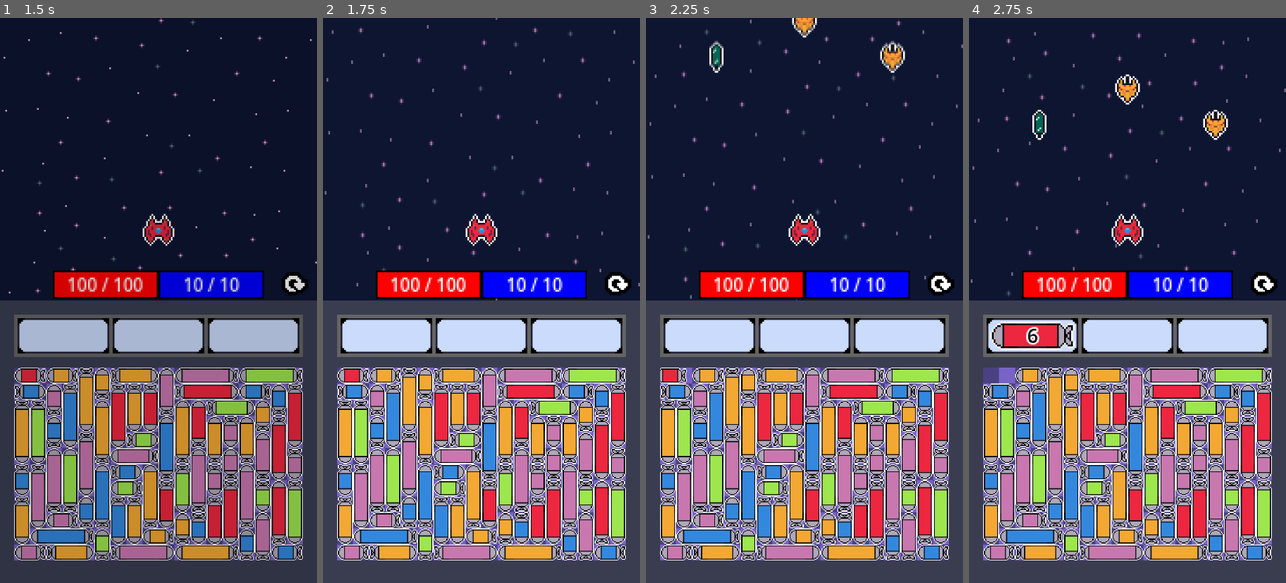
Above: before the commit, frames 1-4 (left to right).
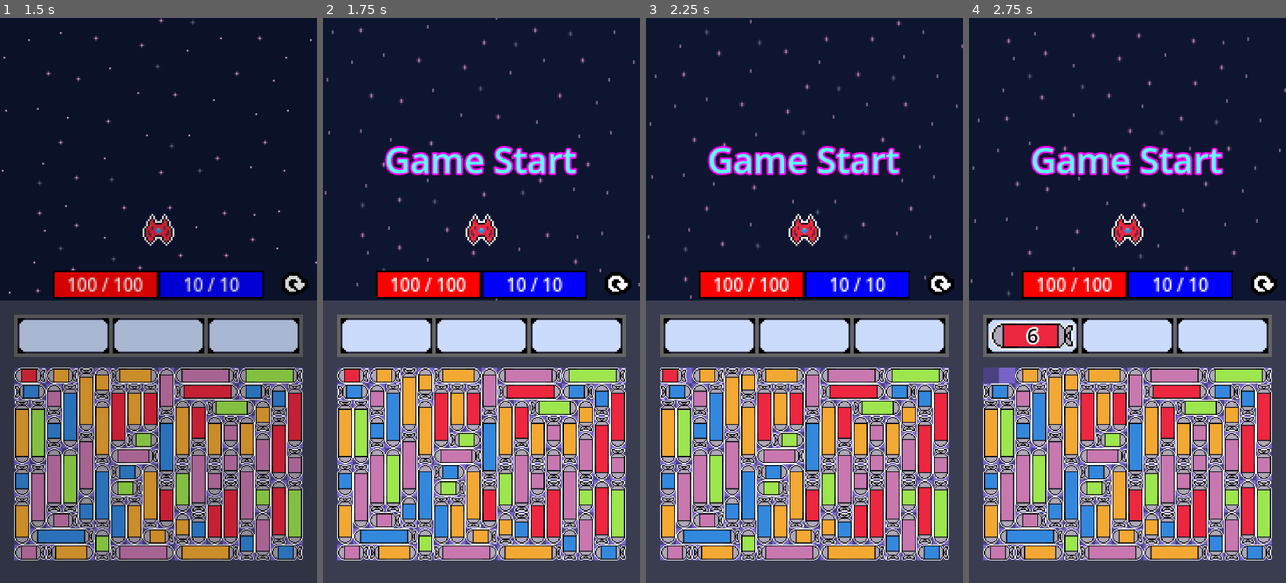
Above: after the commit, the same moments.

Repository: ZoNaDak/GalaxyPuzzleShooter_ProtoType
Game: Godot game, scene res://game/scenes/title/title_scene.tscn
Two runs of this game, one before a commit and one after it. Both use one fixed random seed, a clock stepped at 60 frames per second and the inputs below.
Inputs (mouse positions are in pixels of both pictures, inside the frame that each line leads up to):
- Up to frame 1 (1.5 s): click "Game Start" at 0.5 s; click (294, 283) at 1.25 s
- Up to frame 2 (1.75 s): no input
- Up to frame 3 (2.25 s): tap Enter at 2 s; move the mouse to (677, 373) at 2.02 s; tap 2 at 2.1 s; click (677, 373) at 2.17 s
- Up to frame 4 (2.75 s): no input

Frame 1 is identical in both runs. In frame 2, 2.1% of the frame differs, in the area x 19-81%, y 22-28%; in frame 3, 2.7%, in the area x 19-82%, y 0-28%; in frame 4, 2.7%.

Commit message:
Add GameStateTextUI

Diff:
--- a/wool-galaxy-proto/core/common/consts.gd
+++ b/wool-galaxy-proto/core/common/consts.gd
@@ -6,3 +6,7 @@
 const MISSILE_PUZZLE_BOARD_GRID_WIDTH: int = 18
 const MISSILE_PUZZLE_BOARD_GRID_HEIGHT: int = 12
 const MISSILE_PUZZLE_BOARD_CELL_SIZE: int = 32
+
+const READY_STAGE_WAIT_DURATION: float = 3.0
+const STAGE_CLEAR_WAIT_DURATION: float = 3.0
+const GAME_OVER_WAIT_DURATION: float = 3.0
--- a/wool-galaxy-proto/game/scenes/main/flow/main_flow_context.gd
+++ b/wool-galaxy-proto/game/scenes/main/flow/main_flow_context.gd
@@ -8,6 +8,9 @@
 var enemy_service: EnemyService
 var missile_slot_board: MissileSlotBoard
 var missile_puzzle_board: MissilePuzzleBoard
+var game_start_text: Control
+var stage_clear_text: Control
+var game_over_text: Control
 var stage_config: StageConfig
 
 #endregion
@@ -16,18 +19,23 @@
 
 @warning_ignore("shadowed_variable")
 func initialize(
-    player: Player,
-    player_ui: PlayerUI,
-    enemy_service: EnemyService,
-    missile_slot_board: MissileSlotBoard,
-    missile_puzzle_board: MissilePuzzleBoard,
-    stage_config: StageConfig,
-) -> void:
-    self.player = player
-    self.player_ui = player_ui
-    self.enemy_service = enemy_service
-    self.missile_slot_board = missile_slot_board
-    self.missile_puzzle_board = missile_puzzle_board
-    self.stage_config = stage_config
+	player: Player,
+	player_ui: PlayerUI,
+	enemy_service: EnemyService,
+	missile_slot_board: MissileSlotBoard,
+	missile_puzzle_board: MissilePuzzleBoard,
+	game_start_text: Control,
+	stage_clear_text: Control,
+	game_over_text: Control,
+	stage_config: StageConfig) -> void:
+	self.player = player
+	self.player_ui = player_ui
+	self.enemy_service = enemy_service
+	self.missile_slot_board = missile_slot_board
+	self.missile_puzzle_board = missile_puzzle_board
+	self.game_start_text = game_start_text
+	self.stage_clear_text = stage_clear_text
+	self.game_over_text = game_over_text
+	self.stage_config = stage_config
 
 #endregion
--- a/wool-galaxy-proto/game/scenes/main/flow/states/boss_stage_flow_state.gd
+++ b/wool-galaxy-proto/game/scenes/main/flow/states/boss_stage_flow_state.gd
@@ -10,16 +10,19 @@
 #region Override Methods
 
 func get_state_type() -> StateType:
-    return StateType.BOSS_STAGE
+	return StateType.BOSS_STAGE
 
 func begin() -> void:
-    pass
+	pass
 
 @warning_ignore("unused_parameter")
 func update(delta_time: float) -> StateType:
-    return StateType.NONE
+	if true:
+		return StateType.STAGE_CLEAR
+
+	return StateType.NONE
 
 func end() -> void:
-    pass
+	pass
 
 #endregion
--- a/wool-galaxy-proto/game/scenes/main/flow/states/game_over_flow_state.gd
+++ b/wool-galaxy-proto/game/scenes/main/flow/states/game_over_flow_state.gd
@@ -5,21 +5,27 @@
 
 #region Variables
 
+var _wait_cur_time: float
+
 #endregion
 
 #region Override Methods
 
 func get_state_type() -> StateType:
-    return StateType.GAME_OVER
+	return StateType.GAME_OVER
 
 func begin() -> void:
-    pass
+	_wait_cur_time = 0.0
+	_context.game_over_text.visible = true
 
 @warning_ignore("unused_parameter")
 func update(delta_time: float) -> StateType:
-    return StateType.NONE
+	if _wait_cur_time >= Consts.GAME_OVER_WAIT_DURATION:
+		return StateType.LEAVE_STAGE
+	_wait_cur_time += delta_time
+	return StateType.NONE
 
 func end() -> void:
-    pass
+	_context.game_over_text.visible = false
 
 #endregion
--- a/wool-galaxy-proto/game/scenes/main/flow/states/ready_stage_flow_state.gd
+++ b/wool-galaxy-proto/game/scenes/main/flow/states/ready_stage_flow_state.gd
@@ -5,21 +5,27 @@
 
 #region Variables
 
+var _wait_cur_time: float
+
 #endregion
 
 #region Override Methods
 
 func get_state_type() -> StateType:
-    return StateType.READY_STAGE
+	return StateType.READY_STAGE
 
 func begin() -> void:
-    pass
+	_wait_cur_time = 0.0
+	_context.game_start_text.visible = true
 
 @warning_ignore("unused_parameter")
 func update(delta_time: float) -> StateType:
-    return StateType.COMMON_STAGE
+	if _wait_cur_time >= Consts.READY_STAGE_WAIT_DURATION:
+		return StateType.COMMON_STAGE
+	_wait_cur_time += delta_time
+	return StateType.NONE
 
 func end() -> void:
-    pass
+	_context.game_start_text.visible = false
 
 #endregion
--- a/wool-galaxy-proto/game/scenes/main/flow/states/stage_clear_flow_state.gd
+++ b/wool-galaxy-proto/game/scenes/main/flow/states/stage_clear_flow_state.gd
@@ -5,21 +5,27 @@
 
 #region Variables
 
+var _wait_cur_time: float
+
 #endregion
 
 #region Override Methods
 
 func get_state_type() -> StateType:
-    return StateType.STAGE_CLEAR
+	return StateType.STAGE_CLEAR
 
 func begin() -> void:
-    pass
+	_wait_cur_time = 0.0
+	_context.stage_clear_text.visible = true
 
 @warning_ignore("unused_parameter")
 func update(delta_time: float) -> StateType:
-    return StateType.NONE
+	if _wait_cur_time >= Consts.STAGE_CLEAR_WAIT_DURATION:
+		return StateType.LEAVE_STAGE
+	_wait_cur_time += delta_time
+	return StateType.NONE
 
 func end() -> void:
-    pass
+	_context.stage_clear_text.visible = false
 
 #endregion
--- a/wool-galaxy-proto/game/scenes/main/main_scene.gd
+++ b/wool-galaxy-proto/game/scenes/main/main_scene.gd
@@ -17,6 +17,10 @@
 @export var _missile_slot_board: MissileSlotBoard
 @export var _missile_puzzle_board: MissilePuzzleBoard
 
+@export var _game_start_text: Control
+@export var _stage_clear_text: Control
+@export var _game_over_text: Control
+
 @export var _stage_config: StageConfig
 
 #endregion
@@ -30,10 +34,15 @@
 
 func _initialize():
 	_enemy_service.initialize()
+	_game_start_text.visible = false
+	_stage_clear_text.visible = false
+	_game_over_text.visible = false
 
 	var context: MainFlowContext = MainFlowContext.new()
 	context.initialize(_player, _player_ui, _enemy_service,
-		_missile_slot_board, _missile_puzzle_board, _stage_config)
+		_missile_slot_board, _missile_puzzle_board,
+		_game_start_text, _stage_clear_text, _game_over_text,
+		_stage_config)
 
 	_main_flow.initialize(context)
 
--- a/wool-galaxy-proto/game/scenes/main/main_scene.tscn
+++ b/wool-galaxy-proto/game/scenes/main/main_scene.tscn
@@ -26,15 +26,18 @@
 
 [sub_resource type="StyleBoxTexture" id="StyleBoxTexture_3m0lk"]
 
-[node name="MainScene" type="Node" node_paths=PackedStringArray("_main_flow", "_player", "_player_ui", "_enemy_service", "_reset_button", "_missile_slot_board", "_missile_puzzle_board")]
+[node name="MainScene" type="Node" node_paths=PackedStringArray("_main_flow", "_player", "_player_ui", "_enemy_service", "_reset_button", "_missile_slot_board", "_missile_puzzle_board", "_game_start_text", "_stage_clear_text", "_game_over_text")]
 script = ExtResource("1_lxwxr")
 _main_flow = NodePath("MainFlow")
-_player = NodePath("Canvas/VBoxContainer/GameViewportContainer/GameViewport/GameView/Player")
-_player_ui = NodePath("Canvas/VBoxContainer/GameViewportContainer/GameViewport/CanvasLayer/Control/PlayerUI")
-_enemy_service = NodePath("Canvas/VBoxContainer/GameViewportContainer/GameViewport/GameView/EnemyService")
-_reset_button = NodePath("Canvas/VBoxContainer/GameViewportContainer/GameViewport/CanvasLayer/Control/Reset/ResetButton")
+_player = NodePath("Canvas/VBoxContainer/Control/GameViewportContainer/GameViewport/GameView/Player")
+_player_ui = NodePath("Canvas/VBoxContainer/Control/GameViewportContainer/GameViewport/CanvasLayer/Control/PlayerUI")
+_enemy_service = NodePath("Canvas/VBoxContainer/Control/GameViewportContainer/GameViewport/GameView/EnemyService")
+_reset_button = NodePath("Canvas/VBoxContainer/Control/GameViewportContainer/GameViewport/CanvasLayer/Control/Reset/ResetButton")
 _missile_slot_board = NodePath("Canvas/VBoxContainer/BottomUI/MarginContainer/VBoxContainer/MissileSlotBoard")
 _missile_puzzle_board = NodePath("Canvas/VBoxContainer/BottomUI/MarginContainer/VBoxContainer/MissilePuzzleBoard")
+_game_start_text = NodePath("Canvas/VBoxContainer/Control/GameStateTextUI/MarginContainer/GameStartText")
+_stage_clear_text = NodePath("Canvas/VBoxContainer/Control/GameStateTextUI/MarginContainer/StageClearText")
+_game_over_text = NodePath("Canvas/VBoxContainer/Control/GameStateTextUI/MarginContainer/GameOverText")
 _stage_config = ExtResource("2_ety1j")
 metadata/_custom_type_script = "uid://drvmeticmvie4"
 
@@ -50,58 +53,68 @@
 grow_vertical = 2
 theme_override_constants/separation = 0
 
-[node name="GameViewportContainer" type="SubViewportContainer" parent="Canvas/VBoxContainer"]
+[node name="Control" type="Control" parent="Canvas/VBoxContainer"]
+layout_mode = 2
+size_flags_vertical = 3
+size_flags_stretch_ratio = 10.0
+
+[node name="GameViewportContainer" type="SubViewportContainer" parent="Canvas/VBoxContainer/Control"]
 clip_contents = true
-layout_mode = 2
+layout_mode = 1
+anchors_preset = 15
+anchor_right = 1.0
+anchor_bottom = 1.0
+grow_horizontal = 2
+grow_vertical = 2
 size_flags_vertical = 3
 size_flags_stretch_ratio = 10.0
 stretch = true
 
-[node name="GameViewport" type="SubViewport" parent="Canvas/VBoxContainer/GameViewportContainer"]
+[node name="GameViewport" type="SubViewport" parent="Canvas/VBoxContainer/Control/GameViewportContainer"]
 handle_input_locally = false
 size = Vector2i(180, 160)
 render_target_update_mode = 4
 
-[node name="GameView" type="Node2D" parent="Canvas/VBoxContainer/GameViewportContainer/GameViewport"]
-
-[node name="Background" type="Parallax2D" parent="Canvas/VBoxContainer/GameViewportContainer/GameViewport/GameView"]
+[node name="GameView" type="Node2D" parent="Canvas/VBoxContainer/Control/GameViewportContainer/GameViewport"]
+
+[node name="Background" type="Parallax2D" parent="Canvas/VBoxContainer/Control/GameViewportContainer/GameViewport/GameView"]
 repeat_size = Vector2(160, 160)
 autoscroll = Vector2(0, 50)
 repeat_times = 4
 
-[node name="Sprite" type="Sprite2D" parent="Canvas/VBoxContainer/GameViewportContainer/GameViewport/GameView/Background"]
+[node name="Sprite" type="Sprite2D" parent="Canvas/VBoxContainer/Control/GameViewportContainer/GameViewport/GameView/Background"]
 position = Vector2(90, 0)
 texture = ExtResource("2_n0hcn")
 region_rect = Rect2(0, 0, 639.89, 640)
 
-[node name="Player" parent="Canvas/VBoxContainer/GameViewportContainer/GameViewport/GameView" instance=ExtResource("3_poqg5")]
+[node name="Player" parent="Canvas/VBoxContainer/Control/GameViewportContainer/GameViewport/GameView" instance=ExtResource("3_poqg5")]
 position = Vector2(90, 120)
 
-[node name="EnemyService" type="Node" parent="Canvas/VBoxContainer/GameViewportContainer/GameViewport/GameView" node_paths=PackedStringArray("_enemy_spawn_point_arr", "_enemy_parent")]
+[node name="EnemyService" type="Node" parent="Canvas/VBoxContainer/Control/GameViewportContainer/GameViewport/GameView" node_paths=PackedStringArray("_enemy_spawn_point_arr", "_enemy_parent")]
 script = ExtResource("5_3m0lk")
 _enemy_spawn_point_arr = [NodePath("EnemySpawnPoints/EnemySpawnPoint0"), NodePath("EnemySpawnPoints/EnemySpawnPoint1"), NodePath("EnemySpawnPoints/EnemySpawnPoint2")]
 _enemy_parent = NodePath("EnemyParent")
 metadata/_custom_type_script = "uid://bqyot2gdwdw45"
 
-[node name="EnemySpawnPoints" type="Node2D" parent="Canvas/VBoxContainer/GameViewportContainer/GameViewport/GameView/EnemyService"]
-
-[node name="EnemySpawnPoint0" type="Marker2D" parent="Canvas/VBoxContainer/GameViewportContainer/GameViewport/GameView/EnemyService/EnemySpawnPoints"]
+[node name="EnemySpawnPoints" type="Node2D" parent="Canvas/VBoxContainer/Control/GameViewportContainer/GameViewport/GameView/EnemyService"]
+
+[node name="EnemySpawnPoint0" type="Marker2D" parent="Canvas/VBoxContainer/Control/GameViewportContainer/GameViewport/GameView/EnemyService/EnemySpawnPoints"]
 position = Vector2(40, 60)
 gizmo_extents = 5.0
 
-[node name="EnemySpawnPoint1" type="Marker2D" parent="Canvas/VBoxContainer/GameViewportContainer/GameViewport/GameView/EnemyService/EnemySpawnPoints"]
+[node name="EnemySpawnPoint1" type="Marker2D" parent="Canvas/VBoxContainer/Control/GameViewportContainer/GameViewport/GameView/EnemyService/EnemySpawnPoints"]
 position = Vector2(90, 40)
 gizmo_extents = 5.0
 
-[node name="EnemySpawnPoint2" type="Marker2D" parent="Canvas/VBoxContainer/GameViewportContainer/GameViewport/GameView/EnemyService/EnemySpawnPoints"]
+[node name="EnemySpawnPoint2" type="Marker2D" parent="Canvas/VBoxContainer/Control/GameViewportContainer/GameViewport/GameView/EnemyService/EnemySpawnPoints"]
 position = Vector2(140, 60)
 gizmo_extents = 5.0
 
-[node name="EnemyParent" type="Node2D" parent="Canvas/VBoxContainer/GameViewportContainer/GameViewport/GameView/EnemyService"]
-
-[node name="CanvasLayer" type="CanvasLayer" parent="Canvas/VBoxContainer/GameViewportContainer/GameViewport"]
-
-[node name="Control" type="Control" parent="Canvas/VBoxContainer/GameViewportContainer/GameViewport/CanvasLayer"]
+[node name="EnemyParent" type="Node2D" parent="Canvas/VBoxContainer/Control/GameViewportContainer/GameViewport/GameView/EnemyService"]
+
+[node name="CanvasLayer" type="CanvasLayer" parent="Canvas/VBoxContainer/Control/GameViewportContainer/GameViewport"]
+
+[node name="Control" type="Control" parent="Canvas/VBoxContainer/Control/GameViewportContainer/GameViewport/CanvasLayer"]
 custom_minimum_size = Vector2(0, 18)
 layout_mode = 3
 anchors_preset = 12
@@ -113,10 +126,10 @@
 size_flags_horizontal = 6
 size_flags_vertical = 4
 
-[node name="PlayerUI" parent="Canvas/VBoxContainer/GameViewportContainer/GameViewport/CanvasLayer/Control" instance=ExtResource("4_i3qem")]
-layout_mode = 1
-
-[node name="Reset" type="Control" parent="Canvas/VBoxContainer/GameViewportContainer/GameViewport/CanvasLayer/Control"]
+[node name="PlayerUI" parent="Canvas/VBoxContainer/Control/GameViewportContainer/GameViewport/CanvasLayer/Control" instance=ExtResource("4_i3qem")]
+layout_mode = 1
+
+[node name="Reset" type="Control" parent="Canvas/VBoxContainer/Control/GameViewportContainer/GameViewport/CanvasLayer/Control"]
 custom_minimum_size = Vector2(18, 18)
 layout_mode = 1
 anchors_preset = 6
@@ -131,7 +144,7 @@
 grow_horizontal = 0
 grow_vertical = 2
 
-[node name="ResetButton" type="Button" parent="Canvas/VBoxContainer/GameViewportContainer/GameViewport/CanvasLayer/Control/Reset"]
+[node name="ResetButton" type="Button" parent="Canvas/VBoxContainer/Control/GameViewportContainer/GameViewport/CanvasLayer/Control/Reset"]
 custom_minimum_size = Vector2(16, 16)
 layout_mode = 1
 anchors_preset = 8
@@ -155,6 +168,75 @@
 theme_override_styles/focus = SubResource("StyleBoxTexture_3m0lk")
 icon_alignment = 1
 
+[node name="GameStateTextUI" type="Control" parent="Canvas/VBoxContainer/Control"]
+anchors_preset = 0
+anchor_right = 1.0
+anchor_bottom = 1.0
+grow_horizontal = 2
+grow_vertical = 2
+
+[node name="MarginContainer" type="MarginContainer" parent="Canvas/VBoxContainer/Control/GameStateTextUI"]
+layout_mode = 1
+anchors_preset = 15
+anchor_right = 1.0
+anchor_bottom = 1.0
+grow_horizontal = 2
+grow_vertical = 2
+theme_override_constants/margin_left = 16
+theme_override_constants/margin_top = 16
+theme_override_constants/margin_right = 16
+theme_override_constants/margin_bottom = 16
+
+[node name="GameStartText" type="RichTextLabel" parent="Canvas/VBoxContainer/Control/GameStateTextUI/MarginContainer"]
+layout_mode = 2
+size_flags_vertical = 4
+theme_override_colors/default_color = Color(0.3652176, 1, 0.94855994, 1)
+theme_override_colors/font_outline_color = Color(0.9852559, 0.00074179115, 0.97567385, 1)
+theme_override_colors/font_shadow_color = Color(0, 0, 0, 0.5882353)
+theme_override_constants/shadow_outline_size = 1
+theme_override_constants/shadow_offset_x = 1
+theme_override_constants/shadow_offset_y = 1
+theme_override_constants/outline_size = 4
+theme_override_font_sizes/normal_font_size = 20
+text = "Game Start"
+fit_content = true
+horizontal_alignment = 1
+vertical_alignment = 1
+
+[node name="StageClearText" type="RichTextLabel" parent="Canvas/VBoxContainer/Control/GameStateTextUI/MarginContainer"]
+visible = false
+layout_mode = 2
+size_flags_vertical = 4
+theme_override_colors/default_color = Color(0.3652176, 1, 0.94855994, 1)
+theme_override_colors/font_outline_color = Color(0.9852559, 0.00074179115, 0.97567385, 1)
+theme_override_colors/font_shadow_color = Color(0, 0, 0, 0.5882353)
+theme_override_constants/shadow_outline_size = 1
+theme_override_constants/shadow_offset_x = 1
+theme_override_constants/shadow_offset_y = 1
+theme_override_constants/outline_size = 4
+theme_override_font_sizes/normal_font_size = 20
+text = "Stage Clear"
+fit_content = true
+horizontal_alignment = 1
+vertical_alignment = 1
+
+[node name="GameOverText" type="RichTextLabel" parent="Canvas/VBoxContainer/Control/GameStateTextUI/MarginContainer"]
+visible = false
+layout_mode = 2
+size_flags_vertical = 4
+theme_override_colors/default_color = Color(0.3652176, 1, 0.94855994, 1)
+theme_override_colors/font_outline_color = Color(0.9852559, 0.00074179115, 0.97567385, 1)
+theme_override_colors/font_shadow_color = Color(0, 0, 0, 0.5882353)
+theme_override_constants/shadow_outline_size = 1
+theme_override_constants/shadow_offset_x = 1
+theme_override_constants/shadow_offset_y = 1
+theme_override_constants/outline_size = 4
+theme_override_font_sizes/normal_font_size = 20
+text = "Game Over"
+fit_content = true
+horizontal_alignment = 1
+vertical_alignment = 1
+
 [node name="BottomUI" type="Control" parent="Canvas/VBoxContainer"]
 layout_mode = 2
 size_flags_vertical = 3
--- a/wool-galaxy-proto/game/ui/missile_puzzle/missile_puzzle_board/missile_puzzle_board.gd
+++ b/wool-galaxy-proto/game/ui/missile_puzzle/missile_puzzle_board/missile_puzzle_board.gd
@@ -1,7 +1,7 @@
 @tool
+class_name MissilePuzzleBoard
+
 extends Control
-
-class_name MissilePuzzleBoard
 
 #region Consts
 
@@ -16,7 +16,7 @@
 
 #region Variables
 
-@export var _missilePuzzlePieceScene : PackedScene
+@export var _missilePuzzlePieceScene: PackedScene
 @export var _layout: Control
 @export var _missile_parent: Control
 
@@ -199,7 +199,6 @@
 func _get_placeable_cells(
 	temp_grid: Array[Array], grid_pos: Vector2i,
 	missile_size: Enums.MissileSizeType, direction: Enums.Direction4Way) -> Array[Vector2i]:
-
 	if !MissilePuzzlePiece.get_is_on_board(
 		Vector2i(GRID_WIDTH, GRID_HEIGHT), grid_pos, missile_size, direction):
 		return []
@@ -230,7 +229,7 @@
 
 #region Check Board
 
-func get_is_missile_exited_board(missile_piece : MissilePuzzlePiece) -> bool:
+func get_is_missile_exited_board(missile_piece: MissilePuzzlePiece) -> bool:
 	var pos := missile_piece.position
 	var offset := missile_piece.pivot_offset
 	var missile_length := missile_piece.get_missile_real_length()
@@ -239,15 +238,15 @@
 	var result := false
 	match direction:
 		Enums.Direction4Way.LEFT:
-			result =  pos.x + (offset.x + missile_length) < 0
+			result = pos.x + (offset.x + missile_length) < 0
 		Enums.Direction4Way.RIGHT:
-			result =  pos.x - offset.x > BASE_SIZE.x
+			result = pos.x - offset.x > BASE_SIZE.x
 		Enums.Direction4Way.UP:
-			result =  pos.y + (offset.y + missile_length) < 0
+			result = pos.y + (offset.y + missile_length) < 0
 		Enums.Direction4Way.DOWN:
-			result =  pos.y + offset.y - missile_length > BASE_SIZE.y
+			result = pos.y + offset.y - missile_length > BASE_SIZE.y
 		_:
-			result =  false
+			result = false
 
 	return result
 
@@ -255,7 +254,7 @@
 
 #region Equip Missile
 
-func equip_missile(missile_piece : MissilePuzzlePiece):
+func equip_missile(missile_piece: MissilePuzzlePiece):
 	var cells := missile_piece.get_my_grid_cells()
 	for cell in cells:
 		grid[cell.y][cell.x] = null
--- a/wool-galaxy-proto/game/ui/missile_puzzle/missile_puzzle_pieces/missile_puzzle_piece.gd
+++ b/wool-galaxy-proto/game/ui/missile_puzzle/missile_puzzle_pieces/missile_puzzle_piece.gd
@@ -1,7 +1,7 @@
 # missile_puzzle_piece.gd
+class_name MissilePuzzlePiece
+
 extends Control
-
-class_name MissilePuzzlePiece
 
 enum MissilePieceState {
 	IDLE,
@@ -243,11 +243,11 @@
 func move_for_equip(delta: float) -> void:
 	var move_vector := EnumUtils.direction_to_vector(missile_data.direction)
 	position += move_vector * MISSILE_CONFIG.move_speed * delta
-	if(_get_is_missile_exited_board.call(self)):
+	if (_get_is_missile_exited_board.call(self)):
 		_state = MissilePieceState.WAIT_EXIT
 
 func bumped(delta: float) -> void:
-	if(_bump_tween == null):
+	if (_bump_tween == null):
 		var shake_offset := _get_shake_offset()
 		var base_pos := position
 
--- a/wool-galaxy-proto/game/ui/missile_slot/missile_slot.gd
+++ b/wool-galaxy-proto/game/ui/missile_slot/missile_slot.gd
@@ -1,7 +1,7 @@
 # missile_slot.gd
+class_name MissileSlot
+
 extends Control
-
-class_name MissileSlot
 
 #region Variables
 
--- a/wool-galaxy-proto/game/ui/missile_slot/missile_slot_board.gd
+++ b/wool-galaxy-proto/game/ui/missile_slot/missile_slot_board.gd
@@ -1,7 +1,7 @@
 # missile_slot_board.gd
+class_name MissileSlotBoard
+
 extends Control
-
-class_name MissileSlotBoard
 
 #region Variables
 
--- a/wool-galaxy-proto/game/ui/player_ui.gd
+++ b/wool-galaxy-proto/game/ui/player_ui.gd
@@ -1,7 +1,7 @@
 # player_ui.gd
+class_name PlayerUI
+
 extends Control
-
-class_name PlayerUI
 
 #region Variables
 
